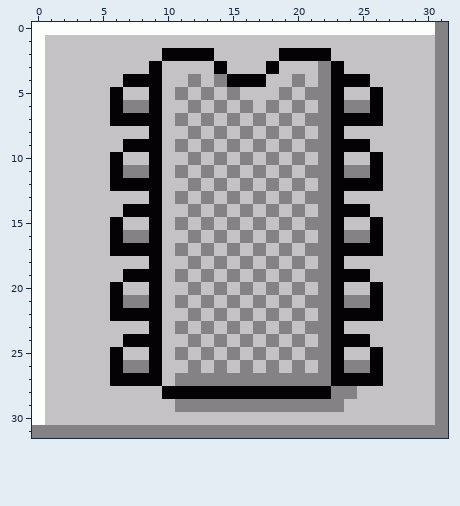
One commit to this pixel-art sprite: src/ChipsChallenge/Images/chip.gif. This is how it looked before the edit.
The file is 32x32 pixels.
Now the later version:
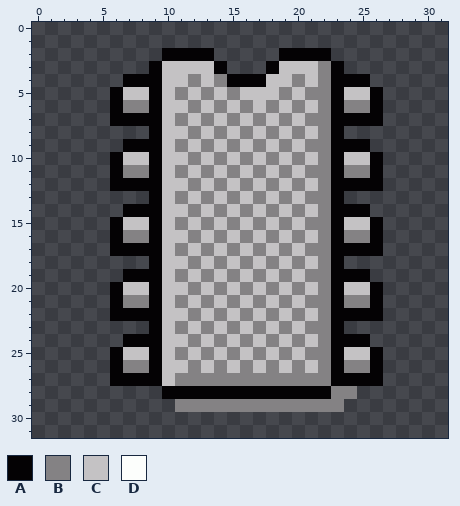
Palette (. is transparent): A #040204  B #848284  C #c4c2c4  D #fcfefc
Changes in this commit:
The edit erases colour B in rows 0 to 30 at x 31; in row 31 at x 0 to 31.
The edit erases colour C in row 1 at x 1 to 30; in row 2 at x 1 to 9, 14 to 18 and 23 to 30; in row 3 at x 1 to 8, 15 to 17 and 24 to 30; in row 4 at x 1 to 6 and 26 to 30; in rows 5 to 7 at x 1 to 5 and 27 to 30; in row 8 at x 1 to 8 and 24 to 30.
The edit erases colour C in row 9 at x 1 to 6 and 26 to 30; in rows 10 to 12 at x 1 to 5 and 27 to 30; in row 13 at x 1 to 8 and 24 to 30; in row 14 at x 1 to 6 and 26 to 30; in rows 15 to 17 at x 1 to 5 and 27 to 30; in row 18 at x 1 to 8 and 24 to 30.
The edit erases colour C in row 19 at x 1 to 6 and 26 to 30; in rows 20 to 22 at x 1 to 5 and 27 to 30; in row 23 at x 1 to 8 and 24 to 30; in row 24 at x 1 to 6 and 26 to 30; in rows 25 to 27 at x 1 to 5 and 27 to 30; in row 28 at x 1 to 9 and 25 to 30.
The edit erases colour C in row 29 at x 1 to 10 and 24 to 30; in row 30 at x 1 to 30.
The edit erases colour D in row 0 at x 0 to 30; in rows 1 to 30 at x 0.
Pixel boxes of the changes (left, top, right, bottom) in both pictures:
erased: (32, 22, 448, 438)
